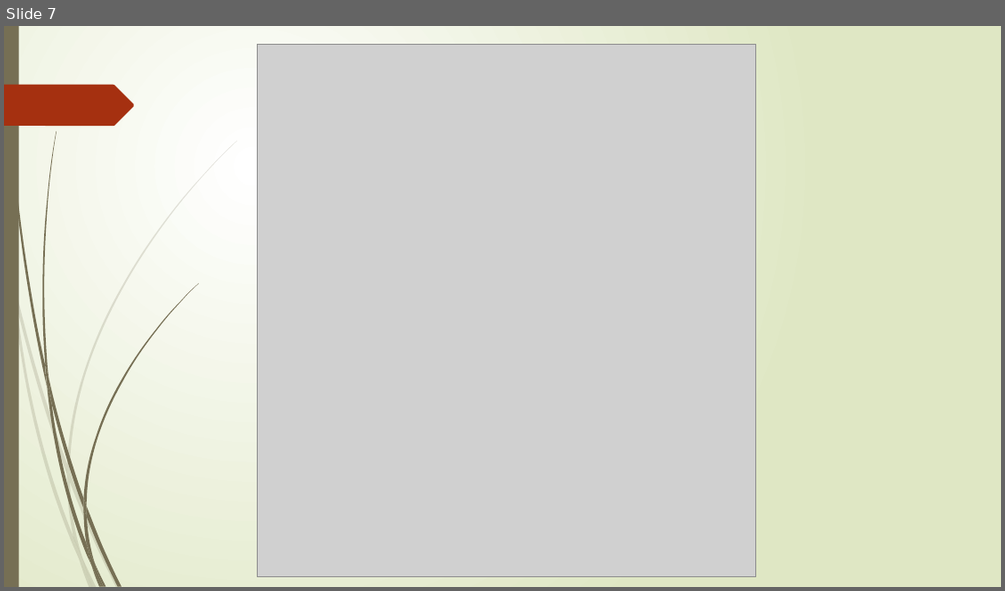
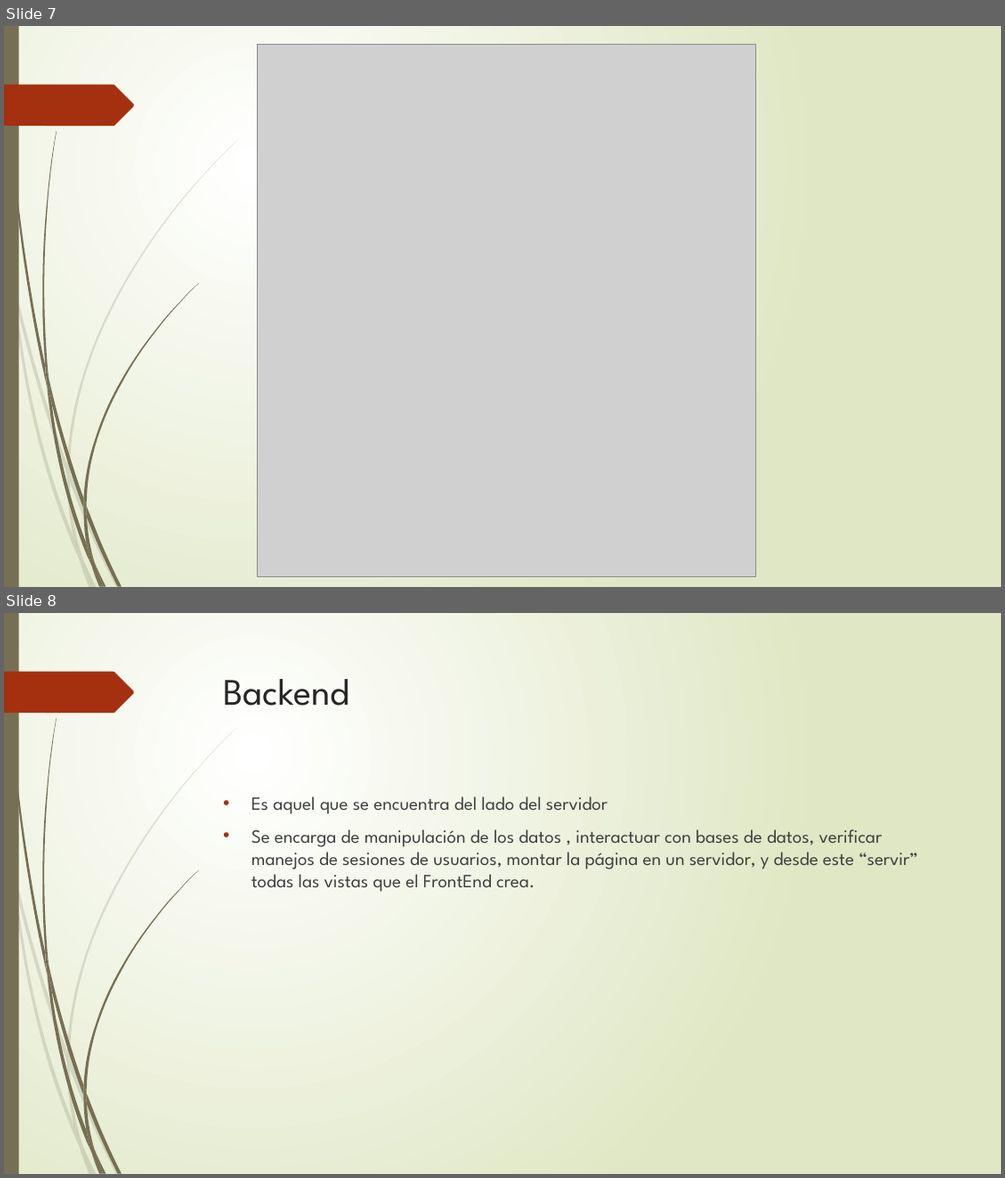
Before and after one commit to mickyys/ppt, a slide deck: Frontend.pptx. Shown one above the other, each under a label of ours: slide 7 before the commit, slides 7 and 8 after it. The pictures are 1005x591 and 1005x1178 pixels, drawn with LibreOffice and Linux fonts; fonts in the diff are those of the drawing; grey boxes stand for pictures. Boxes give left, top, right and bottom in pixels: in the first picture for what was removed or moved away, otherwise in the second. Text is boxed around its words. In the diff, an @@ line names an element or a change of style, - is before the commit and + after.

Commit message:
Se agrega informacion de backend

```diff
--- a/Frontend.pptx
+++ b/Frontend.pptx
@@ slide 8 added at [4,613,1001,1174], background gradient #FFFFFF to #DFE8C4; not listed: 24 template elements that a slide beside it also shows @@
@@ title added at [224,679,349,706], 36 pt, text #262626 @@
+Backend
@@ text added at [251,796,918,892], 18 pt, text #404040 @@
+• Es aquel que se encuentra del lado del servidor
+• Se encarga de manipulación de los datos , interactuar con bases de datos, verificar manejos de sesiones de usuarios, montar la página en un servidor, y desde este “servir” todas las vistas que el FrontEnd crea.
```
Also in this commit, not shown: 2 slides changed, 9 other slides added.
